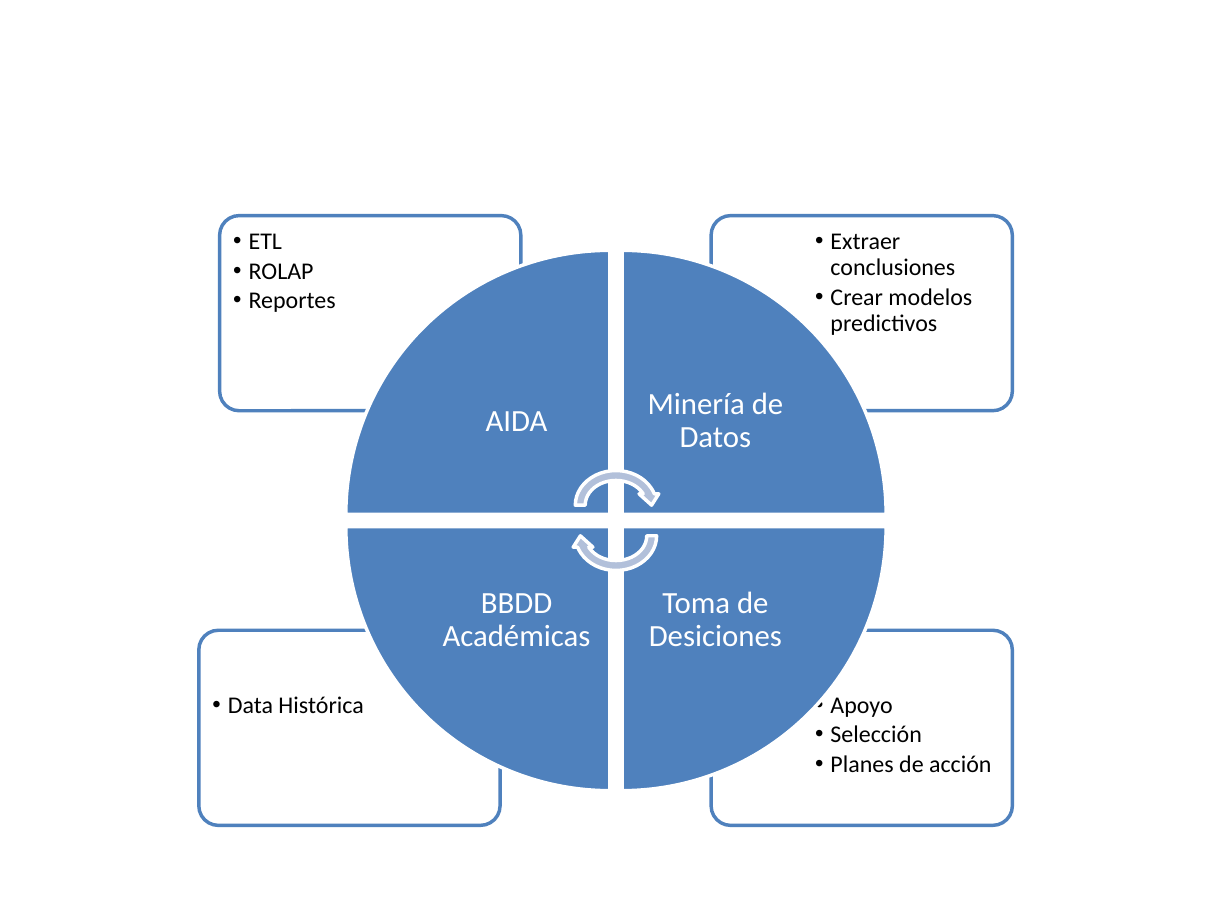
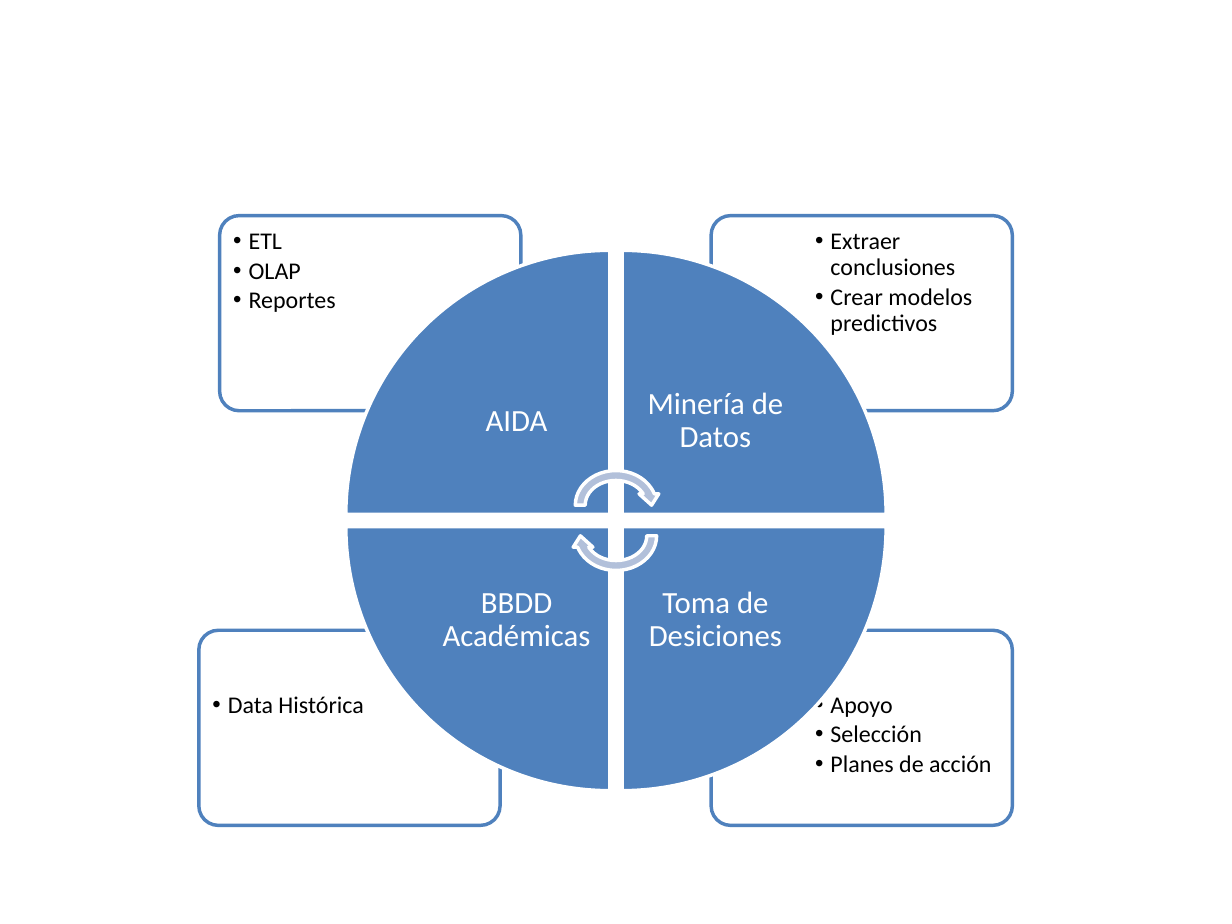
Before and after one commit to rbocazl/PREINFPUCV, a slide deck: slide 3 of Proyecto1/Dibujos.pptx. Drawn at 1232x924 pixels with LibreOffice and Linux fonts; fonts in the diff are those of the drawing. Boxes give left, top, right and bottom in pixels: in the first picture for what was removed or moved away, otherwise in the second. Text is boxed around its words. In the diff, an @@ line names an element or a change of style, - is before the commit and + after.

```diff
--- a/Proyecto1/Dibujos.pptx
+++ b/Proyecto1/Dibujos.pptx
@@ text at bbox=[249, 263, 301, 279]: text changed @@
-  •• ROLAP
+  •• OLAP
```
Also in this commit, not shown: 1 other slide changed, 19 other files.
